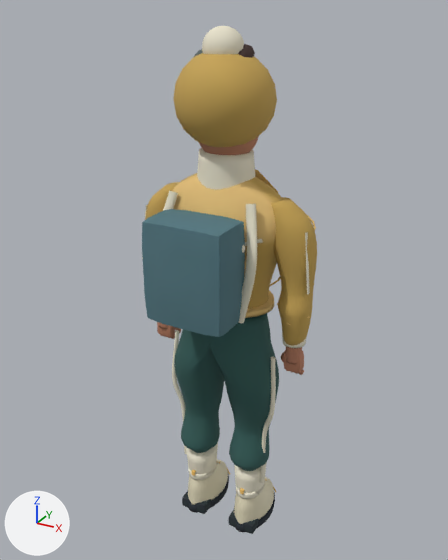
Before and after pictures for a commit that changed the glTF model assets/characters/snowranger.glb.
Camera for both pictures: a 50 mm camera at (0.949, -1.741, 1.898) aimed at (0.004, -0.022, 1.039). Every picture has the same lights, and +X, +Y and +Z are marked at lower left. The first picture is the older version. Vertices at exactly the same position are counted once.

Before the edit, the objects in view are built like this:
```python
me_mesh_0 = bpy.data.meshes.new('Mesh_0')
me_mesh_0.from_pydata(...)  # 14344 vertices, 27518 faces; spans x -0.32..0.32, y -0.3..0.18, z 0.0..1.85
# faces by material slot: [14168, 6562, 2276, 3168, 768, 384, 192]
me_mesh_0.materials.append(mat_woven_cloth)
me_mesh_0.materials.append(mat_skin)
me_mesh_0.materials.append(mat_hair)
me_mesh_0.materials.append(mat_worn_leather)
me_mesh_0.materials.append(mat_rubber)
me_mesh_0.materials.append(mat_identity_mark)
me_mesh_0.materials.append(mat_heavy_canvas)
ob_authored_character = bpy.data.objects.new('authored_character', me_mesh_0)
ob_authored_character.location = (0.0, 0.0, 0.0)
```
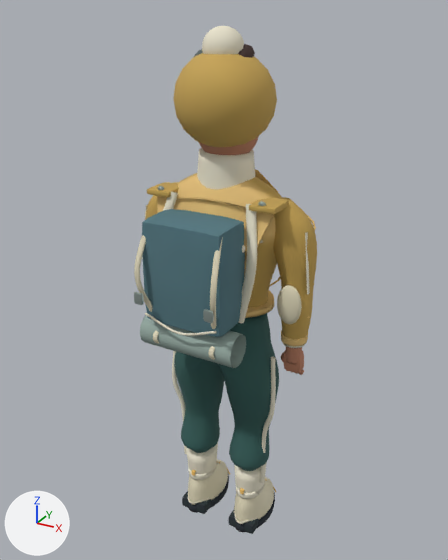
Patch to the scene script:
```diff
--- a/assets/characters/snowranger.glb.py
+++ b/assets/characters/snowranger.glb.py
@@ mat_brushed_metal @@
+mat_brushed_metal = bpy.data.materials.new('brushed metal')
+mat_brushed_metal.use_nodes = True; mat_brushed_metal.node_tree.nodes.clear()
+_N = mat_brushed_metal.node_tree.nodes; _L = mat_brushed_metal.node_tree.links
+n0 = _N.new('ShaderNodeBsdfPrincipled'); n0.name = 'Principled BSDF'
+n0.inputs[1].default_value = 0.68  # 'Metallic'
+n0.inputs[2].default_value = 0.32  # 'Roughness'
+n1 = _N.new('ShaderNodeOutputMaterial'); n1.name = 'Material Output'
+n2 = _N.new('ShaderNodeVertexColor'); n2.name = 'Color Attribute'
+_L.new(n0.outputs[0], n1.inputs[0])  # 'BSDF' to 'Surface'
+_L.new(n2.outputs[0], n0.inputs[0])  # 'Color' to 'Base Color'
@@ me_mesh_0 @@
-me_mesh_0.from_pydata(...)  # 14344 vertices, 27518 faces; spans x -0.32..0.32, y -0.3..0.18, z 0.0..1.85
+me_mesh_0.from_pydata(...)  # 17284 vertices, 33170 faces; spans x -0.32..0.32, y -0.34..0.18, z 0.0..1.85
+# me_mesh_0 part 1: the loose piece of 98 vertices spanning x -0.3..-0.23, y -0.02..0.03, z 0.74..0.82 is copied, and the copy is scaled about its middle by (1.38, 2.8, 0.258), then moved by (0.08, -0.08, 0.56), in mat_woven_cloth; it spans x -0.23..-0.14, y -0.12..-0.02, z 1.33..1.36
+# me_mesh_0 part 2: the loose piece of 98 vertices spanning x -0.14..0.14, y -0.3..-0.12, z 0.96..1.31 is copied, and the copy is scaled about its middle by (0.311, 0.631, 0.0561), then moved by (0.19, 0.14, 0.21), in mat_woven_cloth; it spans x 0.14..0.23, y -0.12..-0.02, z 1.33..1.36
+# me_mesh_0 part 3: a new loose piece, a UV sphere (16 segments, 10 rings, poles along z) spanning x 0.221..0.307, y -0.077..-0.041, z 0.951..1.089, in mat_worn_leather
+# me_mesh_0 part 4: the loose piece of 200 vertices spanning x -0.18..0.18, y -0.15..-0.09, z 1.19..1.24 is copied, and the copy is multiplied about its middle by the matrix ((0.0, -0.929, 1.171), (0.0, 0.838, 0.094), (-0.285, 0.0, 0.0)), then moved by (-0.1, -0.14, -0.31), in mat_worn_leather; it spans x -0.11..-0.1, y -0.29..-0.24, z 0.86..0.96
+# me_mesh_0 part 5: the loose piece of 200 vertices spanning x -0.18..0.18, y -0.15..-0.09, z 1.19..1.24 is copied, and the copy is multiplied about its middle by the matrix ((0.0, -0.929, 1.171), (0.0, 0.838, 0.094), (-0.285, 0.0, 0.0)), then moved by (0.11, -0.14, -0.31), in mat_worn_leather; it spans x 0.1..0.11, y -0.29..-0.24, z 0.86..0.96
+# me_mesh_0 part 6: the loose piece of 98 vertices spanning x -0.15..-0.11, y -0.17..-0.14, z 1.21..1.24 is copied, and the copy is scaled about its middle by (0.847, 0.54, 1.63), then moved by (0.0, -0.18, -0.15), in mat_brushed_metal; it spans x -0.14..-0.11, y -0.34..-0.33, z 1.05..1.09
+# me_mesh_0 part 7: the loose piece of 98 vertices spanning x 0.11..0.15, y -0.17..-0.14, z 1.21..1.24 is copied, and the copy is scaled about its middle by (0.847, 0.54, 1.63), then moved by (0.0, -0.18, -0.15), in mat_brushed_metal; it spans x 0.11..0.14, y -0.34..-0.33, z 1.05..1.09
+# me_mesh_0 part 8: a new loose piece of 102 vertices spanning x -0.13..0.13, y -0.31..-0.3, z 0.96..1.0, in mat_woven_cloth
+# me_mesh_0 part 9: a new loose piece of 70 vertices spanning x 0.22..0.31, y -0.05..0.05, z 0.86..0.89, in mat_woven_cloth
+# me_mesh_0 part 10: a new loose piece of 36 vertices spanning x -0.17..0.17, y -0.28..-0.17, z 0.86..0.96, in mat_heavy_canvas
+# me_mesh_0 part 11: 280 vertices moved within x -0.23..0.23, y -0.14..0.14, z 0.95..1.41; 375 vertices removed from x -0.23..0.23, y -0.14..0.14, z 0.95..1.41; 1261 vertices added at x -0.23..0.23, y -0.33..0.15, z 0.95..1.41
+# me_mesh_0 part 12: 6 vertices moved within x -0.16..0.16, y -0.07..-0.03, z 0.05; 400 vertices added at x -0.16..0.16, y -0.1..-0.03, z 0.05..0.06
+# other edits to the shape of me_mesh_0 do not show in these pictures
 me_mesh_0.materials.append(mat_woven_cloth)
@@ me_mesh_0 @@
 me_mesh_0.materials.append(mat_heavy_canvas)
+me_mesh_0.materials.append(mat_brushed_metal)
```

Where the change shows, as pixel boxes [x1, y1, x2, y2] in the pictures (448 x 560 px):
'authored_character', reshaped: before [142, 26, 317, 534]; after [134, 26, 317, 534]
part 1 of me_mesh_0, added: after [147, 182, 179, 197]
part 2 of me_mesh_0, added (orange): after [249, 198, 289, 214]
part 3 of me_mesh_0, added (beige): after [277, 285, 302, 324]
part 4 of me_mesh_0, added: after [153, 331, 159, 344]
part 5 of me_mesh_0, added: after [209, 346, 215, 360]
part 6 of me_mesh_0, added: after [134, 292, 144, 305]
part 7 of me_mesh_0, added: after [203, 309, 214, 323]
part 8 of me_mesh_0, added: after [145, 313, 217, 336]
part 9 of me_mesh_0, added: after [281, 330, 308, 347]
part 10 of me_mesh_0, added: after [140, 315, 246, 368]
part 11 of me_mesh_0, built on: before [156, 173, 282, 318]; after [134, 173, 292, 329]
part 12 of me_mesh_0, built on: before [186, 491, 259, 524]; after [182, 491, 259, 524]
